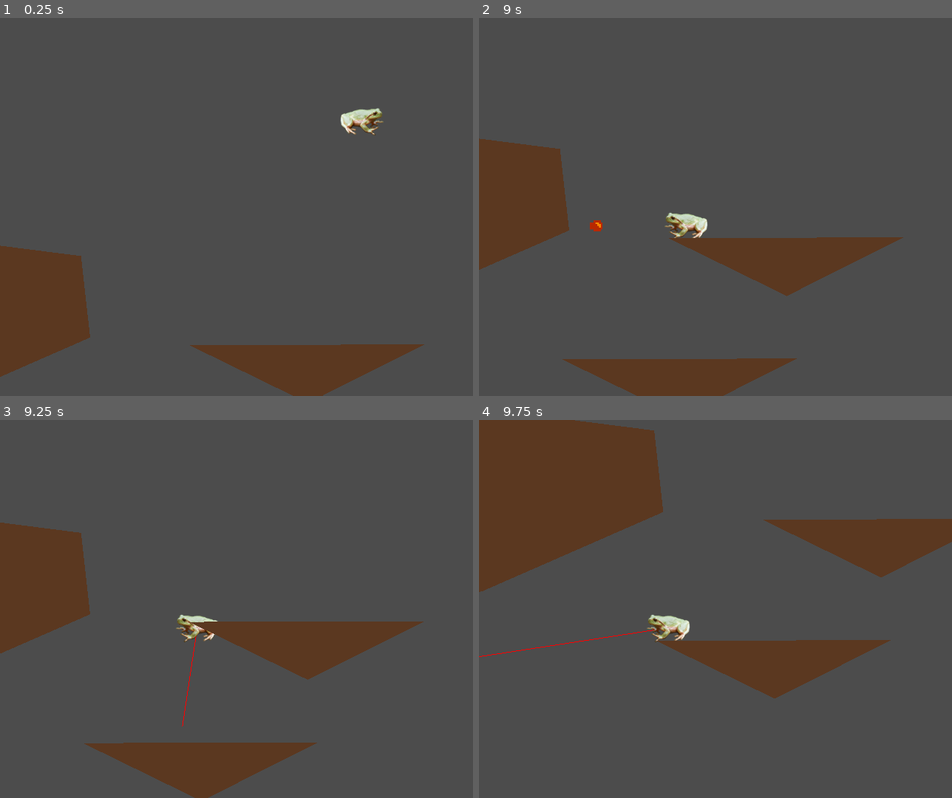
Above: before the commit, frames 1-4 (two rows, left to right).
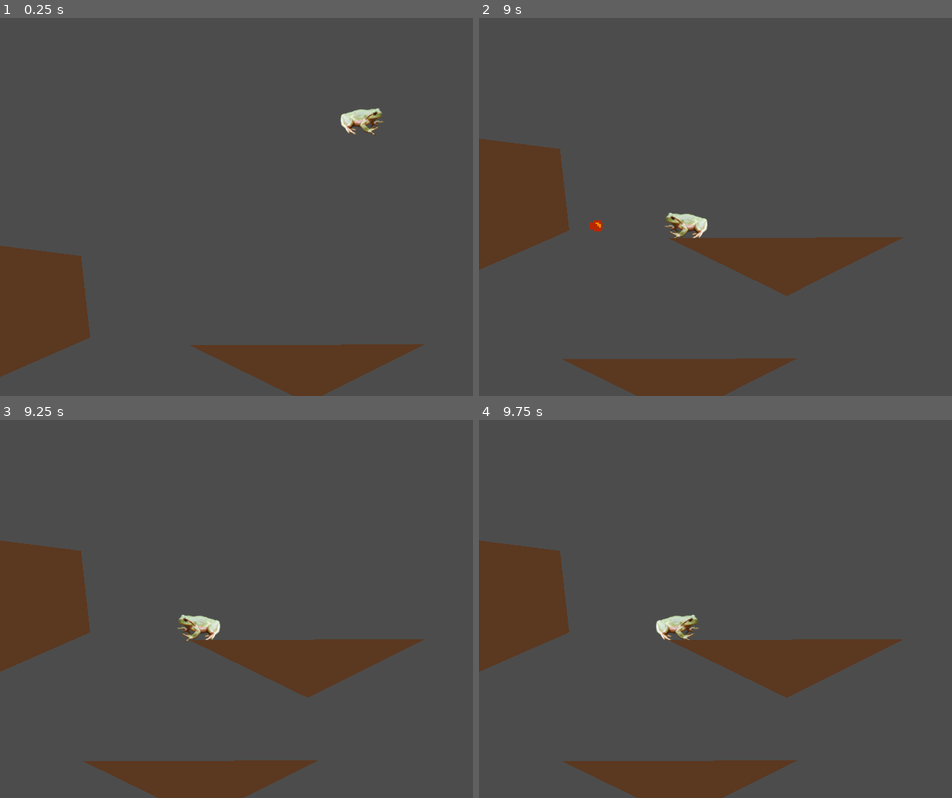
Above: after the commit, the same moments.

Repository: fheysel/frogGoesToSpace
Game: Godot game, scene res://Level0.tscn
Same seed, same stepped clock (60 frames per second), same inputs: the game is played once before the commit and once after it.
Inputs:
- Up to frame 1 (0.25 s): no input
- Up to frame 2 (9 s): hold Down (look_down) 0.53-1.28 s; hold Right (walk_right) 0.53-2.03 s; tap Z (jump) at 0.77, 1.52, 3.02, 3.77, 4.52, 6.02, 6.77, 7.52 s; tap Up (look_up) at 1.35, 5.85 s; hold X (tongue) 2.03-2.78 s; hold Left (walk_left) 2.03-4.28 s; tap Down (look_down) at 2.85, 7.35 s; hold Up (look_up) 3.53-4.28 s; hold Right (walk_right) 4.28-8.03 s; tap X (tongue) at 4.35, 8.85 s; hold Down (look_down) 5.03-5.78 s; hold X (tongue) 6.53-7.28 s; hold Up (look_up) 8.03-8.78 s; hold Left (walk_left) from 8.03 s (still down)
- Up to frame 3 (9.25 s): keep holding Left (walk_left); tap Z (jump) at 9.02 s
- Up to frame 4 (9.75 s): release Left (walk_left) at 9.53 s; hold Right (walk_right) from 9.53 s (still down); hold Down (look_down) from 9.53 s (still down)

Frames 1-2 are identical in both runs. In frame 3, 9.6% of the frame differs, in the area x 0-90%, y 27-100%; in frame 4, 24%, in the area x 0-100%, y 0-100%.

Commit message:
Update tongue movement method, and allow player to use directions to swing

Diff:
--- a/godotproject/Level0.tscn
+++ b/godotproject/Level0.tscn
@@ -146,6 +146,8 @@
 [node name="TileMap" type="TileMap" parent="."]
 tile_set = SubResource( 8 )
 cell_size = Vector2( 32, 32 )
+collision_layer = 9
+collision_mask = 0
 format = 1
 tile_data = PoolIntArray( 393216, 1, 0, 393217, 1, 0, 393218, 1, 0, 393219, 1, 0, 393220, 1, 0, 393221, 1, 0, 393222, 1 …(677 unchanged characters)…
 __meta__ = {
--- a/godotproject/Player.gd
+++ b/godotproject/Player.gd
@@ -9,6 +9,9 @@
 export (float) var jump_length = 10 / 60.0
 export (float) var shorthop_length = 6 / 60.0
 export (float) var shorthop_ratio = 0.6
+export (float) var swing_user_anglespeed_per_s = 1
+export (float) var swing_user_radius_per_s = 40
+
 
 var velocity = Vector2.ZERO
 var jump_frame_countdown = 0
@@ -28,23 +31,28 @@
 
 func start_swing():
 	# Calculate initial angle and radius
-	var frog_pos = get_global_transform().xform(Vector2.ZERO)
-	var swing_vec = frog_pos - swing_pivot_position
-	swing_radius = swing_vec.length()
-	swing_angle = swing_vec.angle() # Angle from positive X-axis to swing vector
+	var swing_vec = update_swing_radius_angle()
 	var swing_dir_vec = swing_vec.rotated(PI/2)
 	var dotprod = swing_dir_vec.dot(velocity)
 	if abs(dotprod)<  0.01 or swing_radius < 0.01:
 		swing_angular_speed = 0
 	else:
 		swing_angular_speed = dotprod / abs(dotprod) * pow(abs(dotprod), 0.5) / max(1, swing_radius)
-	print_debug('Tongue:',swing_pivot_position,'\nFrog:',frog_pos,'\nRadius:',swing_radius,'\nAngle:',swing_angle,'\nAng. Speed:',swing_angular_speed)
 
 func stop_swing():
 	# Convert swinging angular momentum into player velocity
 	velocity = Vector2.DOWN.rotated(swing_angle) * swing_angular_speed * swing_radius
 	print_debug('Stop swing: Velocity=',velocity)
 	emit_signal("tongue_stop")
+
+func update_swing_radius_angle():
+	# Calculate current angle and radius
+	var frog_pos = get_global_transform().xform(Vector2.ZERO)
+	var swing_vec = frog_pos - swing_pivot_position
+	swing_radius = swing_vec.length()
+	swing_angle = swing_vec.angle() # Angle from positive X-axis to swing vector
+	return swing_vec
+
 
 func get_input():
 	var l = Input.is_action_pressed("walk_left")
@@ -67,19 +75,47 @@
 	tongue_held = Input.is_action_pressed("tongue")
 
 func _draw():
+	# THIS IS JUST DEBUG
+	# TODO: Remove
+	# Draw swinging velocity vector
 	if $PlayerTongue.swinging:
 		var tgt = Vector2.DOWN.rotated(swing_angle) * swing_angular_speed * 100
 		draw_line(Vector2(0,0), tgt, Color(1,0,0))
 
 func do_movement(delta):
 	if $PlayerTongue.swinging:
+		# Handle user input
+		swing_angular_speed += swing_user_anglespeed_per_s * -user_direction.x * delta
+		# TODO: Fix this and uncomment
+		# # We don't directly compute the position. We need to use move_and_collide
+		# var change_in_swing_radius = swing_user_radius_per_s * user_direction.y * delta
+		# if abs(change_in_swing_radius) > 0.01:
+		# 	var proposed_movement = Vector2.RIGHT.rotated(swing_angle) * change_in_swing_radius
+		# 	collision_info = move_and_collide(proposed_movement)
+
+		# 	# Update swing radius based on what's shown on-screen
+		# 	update_swing_radius()
+		# 	var frog_pos = get_global_transform().xform(Vector2.ZERO)
+		# 	var swing_vec = frog_pos - swing_pivot_position
+		# 	swing_radius = swing_vec.length()
+
+
 		swing_angular_speed += 1 / swing_radius * gravity * cos(swing_angle) * delta
+
+		# Add some dampening to the swinging. Equivalent to speed being halved every second.
 		swing_angular_speed *= pow(0.5, delta)
-		# swing_angular_speed = max(min(swing_angular_speed, 10), -10)
+
+		# Adjust swing angle based on swing speed
 		swing_angle += swing_angular_speed * delta
-		var new_pos = swing_pivot_position + Vector2.RIGHT.rotated(swing_angle) * swing_radius
-		# print_debug('Swing:', swing_angular_speed)
-		position = new_pos
+
+		# === Uh oh. "When moving a KinematicBody2D, you should not set its position property directly."
+		# Instead of the direct position calculation, we can set velocity, and use move_and_collide
+		velocity = Vector2.DOWN.rotated(swing_angle) * swing_angular_speed * swing_radius
+		var collision_info = move_and_collide(velocity * delta)
+		if collision_info:
+			print_debug('Collide while swinging with ', collision_info.collider.name)
+			swing_angular_speed *= -0.95
+			# TODO: ^^^ Add some dampening since not every collision is perfectly elastic
 	else:
 		# Set X velocity based on user input
 		# TODO: maybe do this differently? give the frog a little X momentum?
@@ -100,7 +136,7 @@
 	pass
 
 func update_anim():
-	var facing_lock = !$PlayerTongue.idle
+	var facing_lock = $PlayerTongue.shooting
 	if !facing_lock:
 		if abs(user_direction.x) > 0.01:
 			facing.x = user_direction.x
